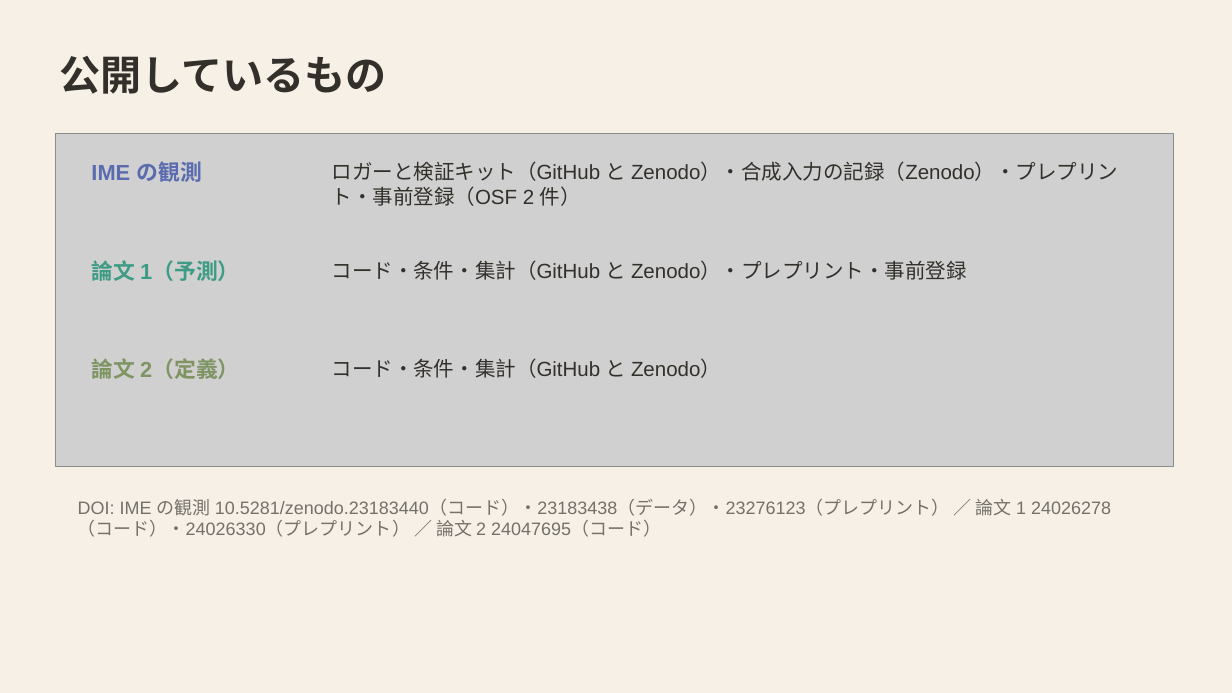
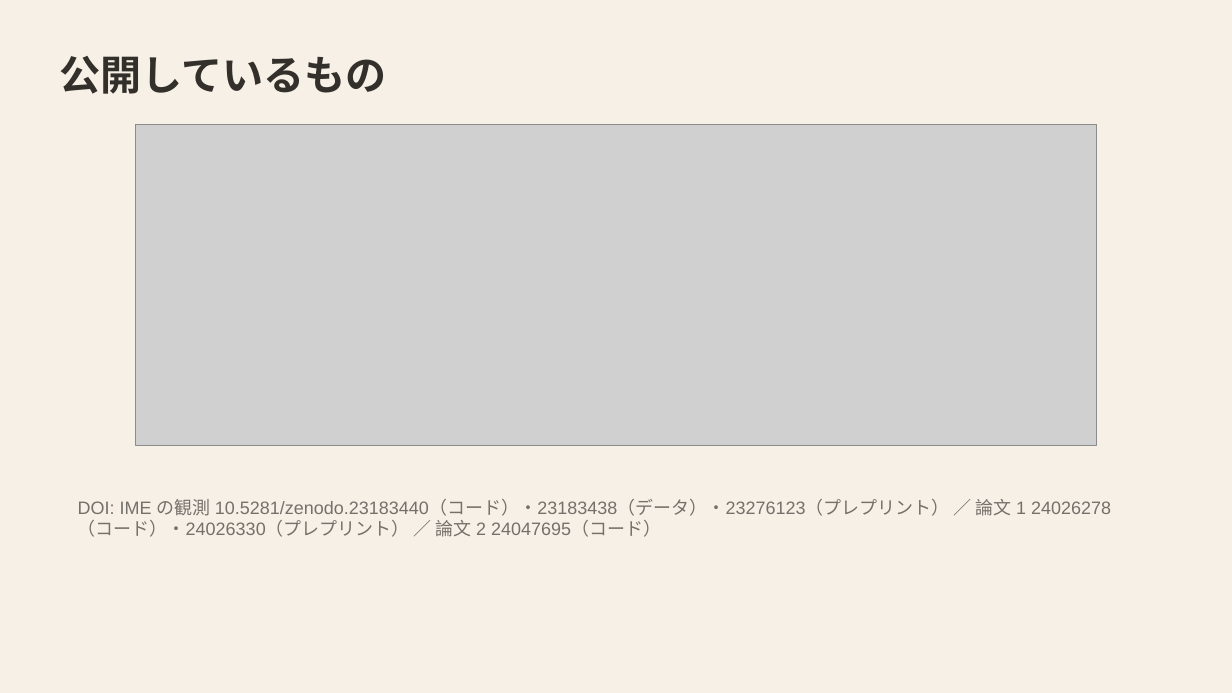
Before and after one commit to mikotomiura/GSE-prototype, a slide deck: slide 21 of docs/slides/project-overview/GSE_project_detail.pptx. Drawn at 1232x693 pixels with LibreOffice and Linux fonts; fonts in the diff are those of the drawing; grey boxes stand for pictures. Boxes give left, top, right and bottom in pixels: in the first picture for what was removed or moved away, otherwise in the second. Text is boxed around its words. In the diff, an @@ line names an element or a change of style, - is before the commit and + after.

```diff
--- a/docs/slides/project-overview/GSE_project_detail.pptx
+++ b/docs/slides/project-overview/GSE_project_detail.pptx
@@ picture: place and size @@
-picture at (55,134,1174,467)
+picture at (136,125,1097,445)
@@ text removed at (91,161,202,182) @@
-IME の観測
@@ text removed at (332,161,1118,206) @@
-ロガーと検証キット（GitHub と Zenodo）・合成入力の記録（Zenodo）・プレプリント・事前登録（OSF 2 件）
@@ text removed at (91,260,240,281) @@
-論文 1（予測）
@@ text removed at (332,260,967,280) @@
-コード・条件・集計（GitHub と Zenodo）・プレプリント・事前登録
@@ text removed at (91,358,240,379) @@
-論文 2（定義）
@@ text removed at (332,358,721,378) @@
-コード・条件・集計（GitHub と Zenodo）
```
Also in this commit, not shown: 10 other slides changed, 31 other files.
